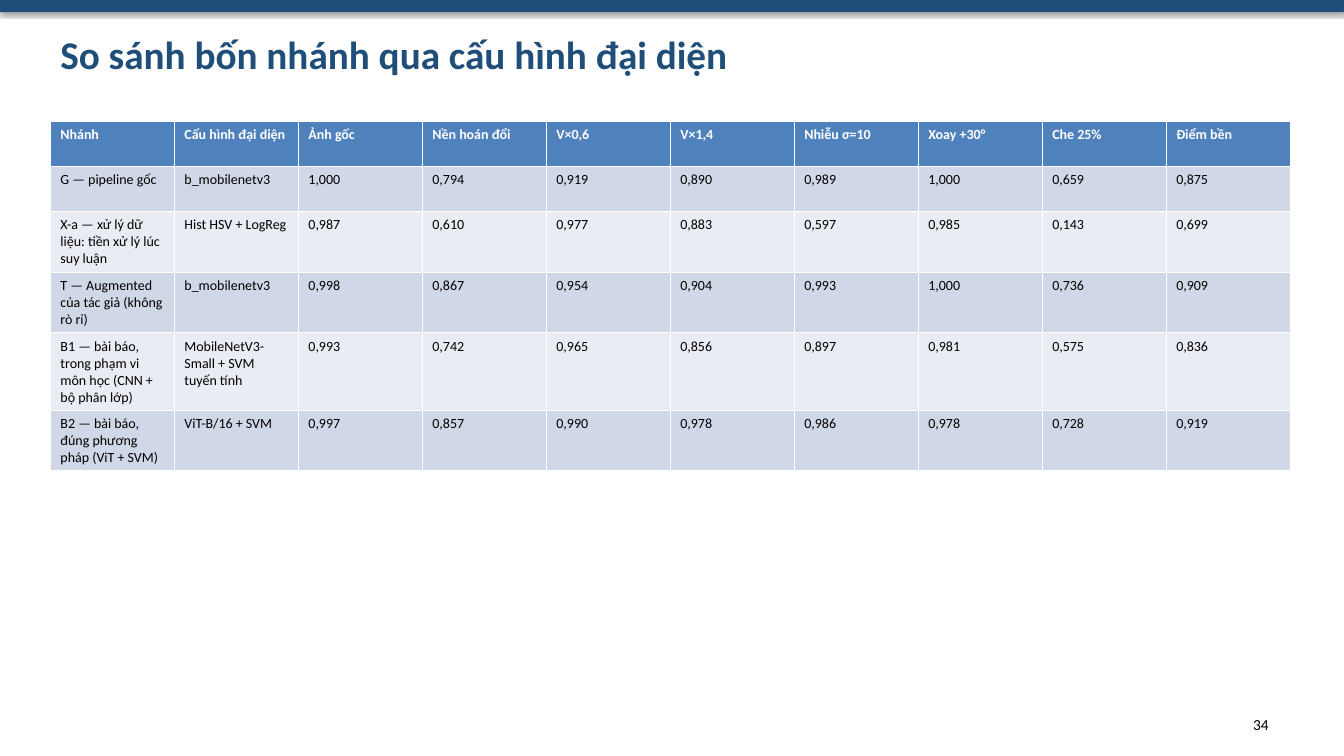
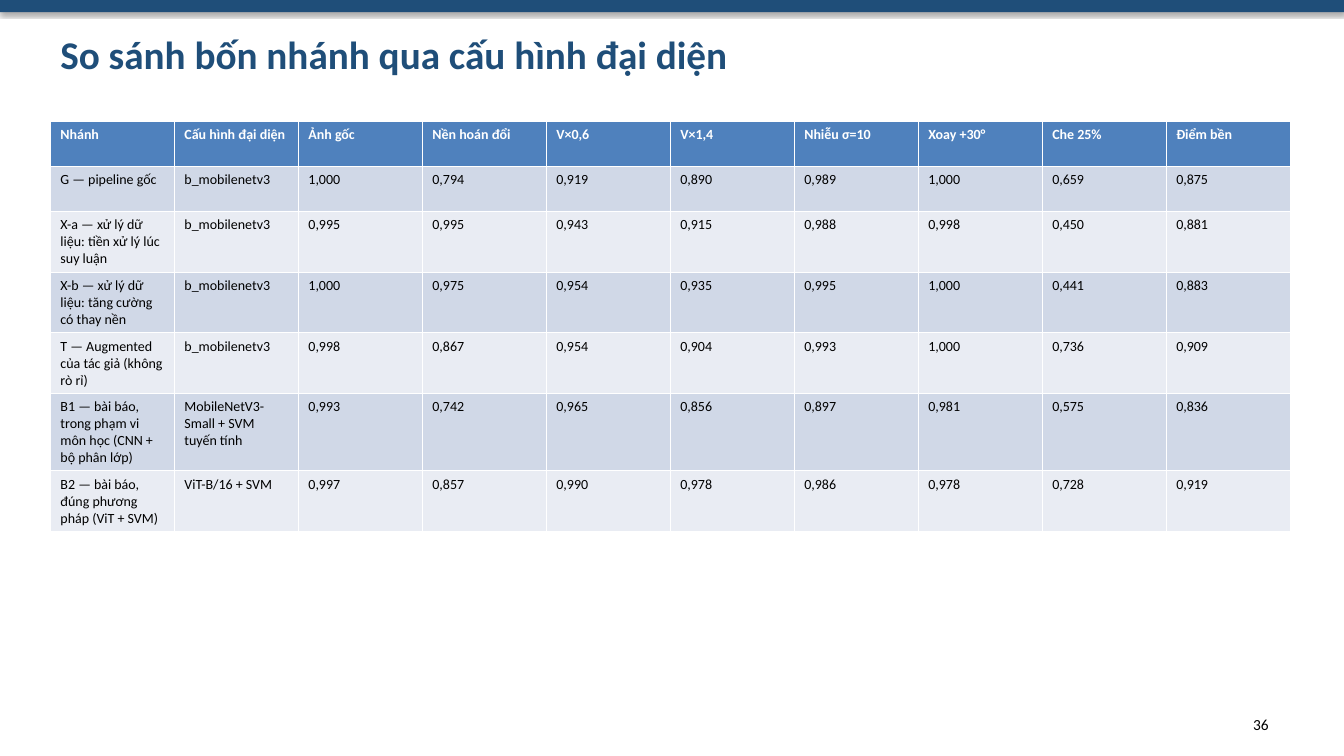
Before and after one commit to Rod-HD/banana-classification, a slide deck: slide 36 of slides/bao-cao-do-an.pptx (slide 34 before the commit). Drawn at 1344x756 pixels with LibreOffice and Linux fonts; fonts in the diff are those of the drawing. Boxes give left, top, right and bottom in pixels: in the first picture for what was removed or moved away, otherwise in the second. Text is boxed around its words. In the diff, an @@ line names an element or a change of style, - is before the commit and + after.

Commit message:
Bước 14: so sánh bốn nhánh; cập nhật báo cáo, slide Beamer style UIT, hỏi đáp, README
- src/compare_arms.py: bảng và hình so sánh G, X-a, X-b, T, B trên test gốc và bộ kiểm tra khó
- report/: thêm mục 4.4 và 5.13, hạn chế mới, tài liệu tham khảo; bảng rộng nằm trên trang ngang trong docx
- slides/: Beamer LaTeX style UIT (39 slide, có bản kèm ghi chú), sinh cùng nguồn với bản pptx
- docs/hoi-dap-bao-ve.md: 51 câu; README: phần mở rộng, bước 10–14
- models/: thêm b_mobilenetv3 huấn luyện có thay nền ngẫu nhiên (nhánh X-b) cho demo
- Nhật ký bước 14

```diff
--- a/slides/bao-cao-do-an.pptx
+++ b/slides/bao-cao-do-an.pptx
@@ table at (x1=50, y1=121, x2=1291, y2=530) @@
-row 3: X-a — xử lý dữ liệu: tiền xử lý lúc suy luận | Hist HSV + LogReg | 0,987 | 0,610 | 0,977 | 0,883 | 0,597 | 0,985 | 0,143 | 0,699
+row 3: X-a — xử lý dữ liệu: tiền xử lý lúc suy luận | b_mobilenetv3 | 0,995 | 0,995 | 0,943 | 0,915 | 0,988 | 0,998 | 0,450 | 0,881
+row 4: X-b — xử lý dữ liệu: tăng cường có thay nền | b_mobilenetv3 | 1,000 | 0,975 | 0,954 | 0,935 | 0,995 | 1,000 | 0,441 | 0,883
@@ text at (x1=1253, y1=719, x2=1269, y2=730): text changed @@
-34
+36
```
Also in this commit, not shown: 6 other slides changed, 2 slides added, 18 other files.
